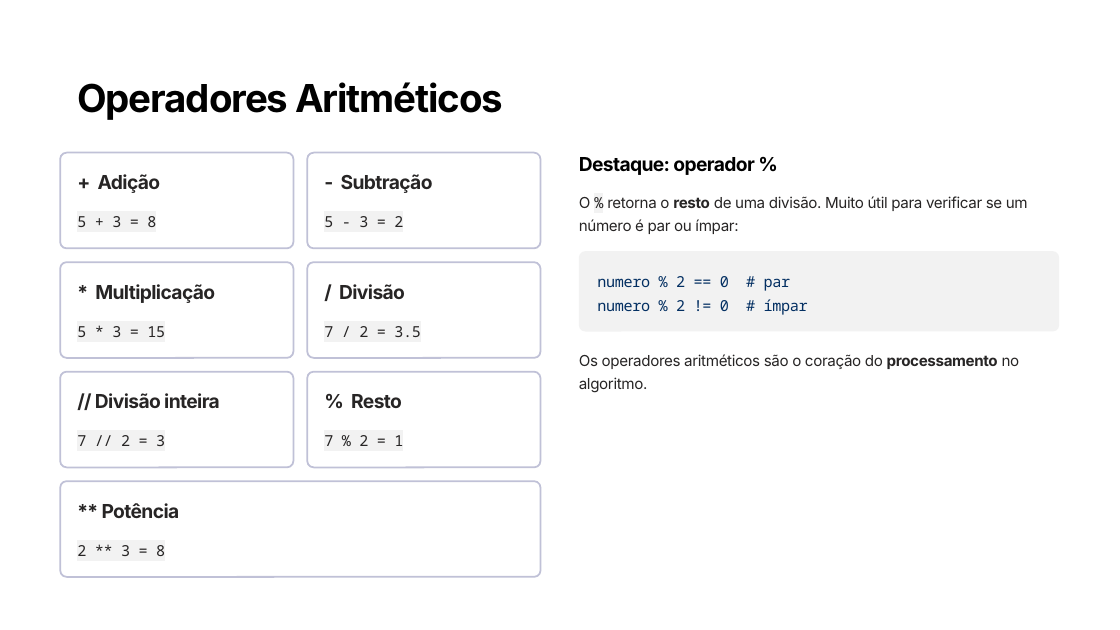
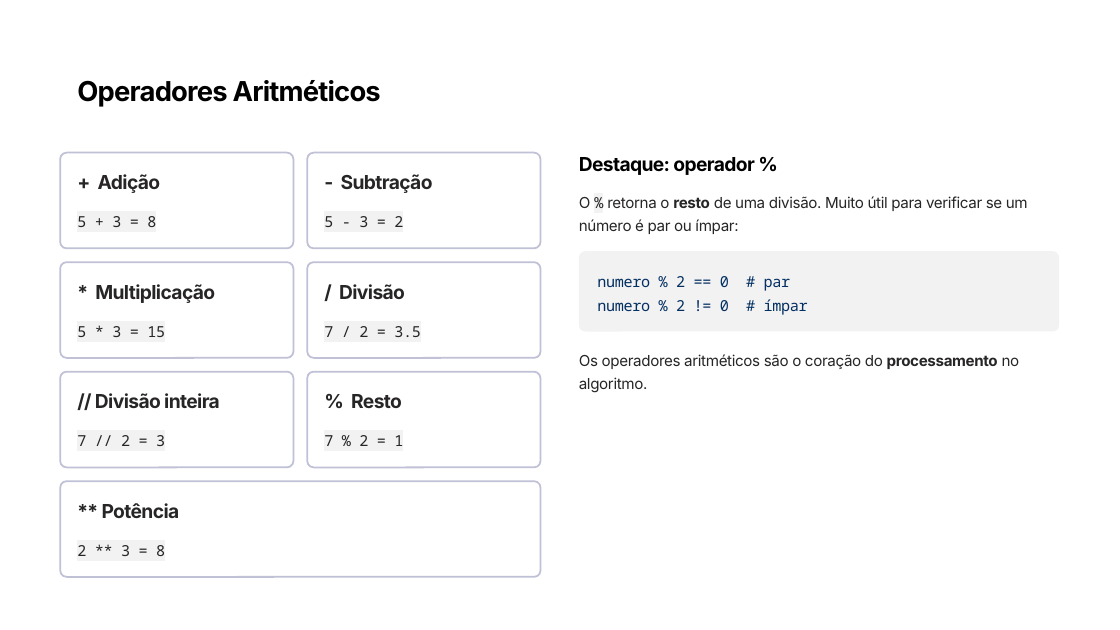
Before and after one commit to PedroMiho/UMC, a slide deck: slide 10 of Software Básico/Aula 02 - Algoritmos/Aula 02 - Variaveis.pptx. Drawn at 1120x630 pixels with LibreOffice and Linux fonts; fonts in the diff are those of the drawing; background and template pictures are left out. Boxes give left, top, right and bottom in pixels: in the first picture for what was removed or moved away, otherwise in the second. Text is boxed around its words. In the diff, an @@ line names an element or a change of style, - is before the commit and + after.

```diff
--- a/Software Básico/Aula 02 - Algoritmos/Aula 02 - Variaveis.pptx
+++ b/Software Básico/Aula 02 - Algoritmos/Aula 02 - Variaveis.pptx
@@ text "Operadores Aritméticos" at box(77, 80, 381, 106): size 33 to 23.5 pt, letter spacing -1 to -0.7 pt @@
```
Also in this commit, not shown: 6 other slides changed.
